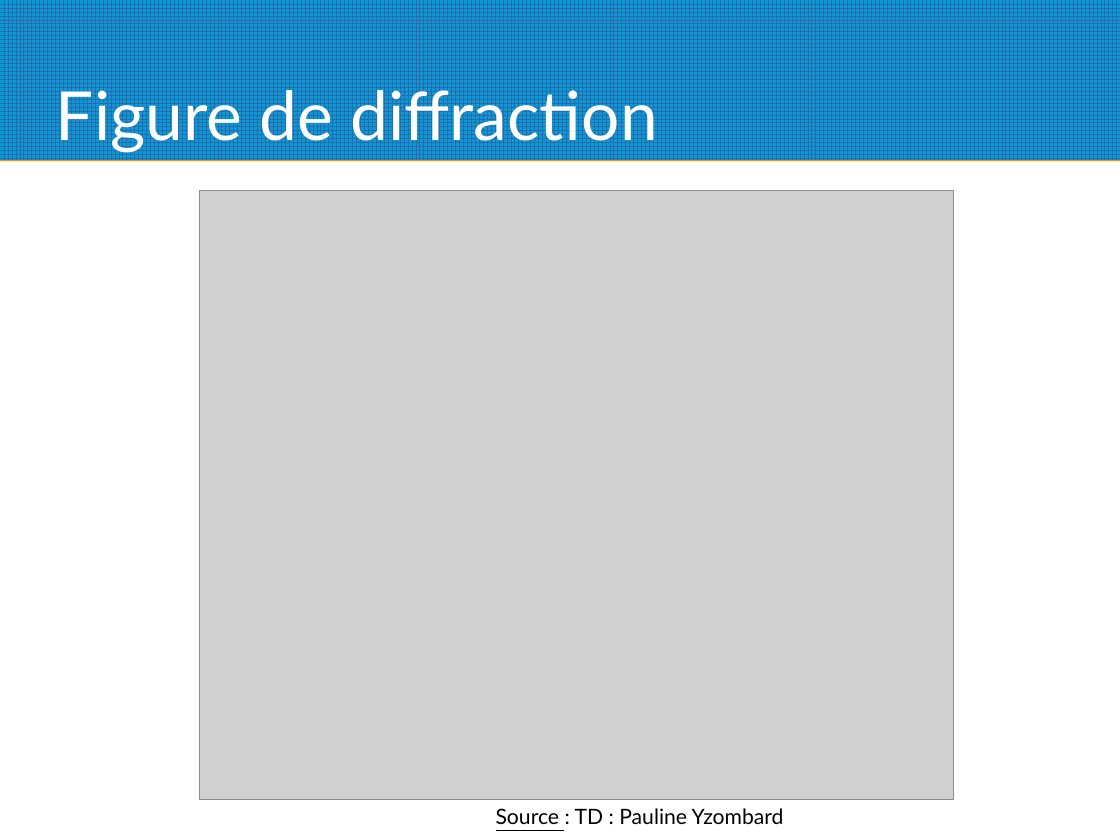
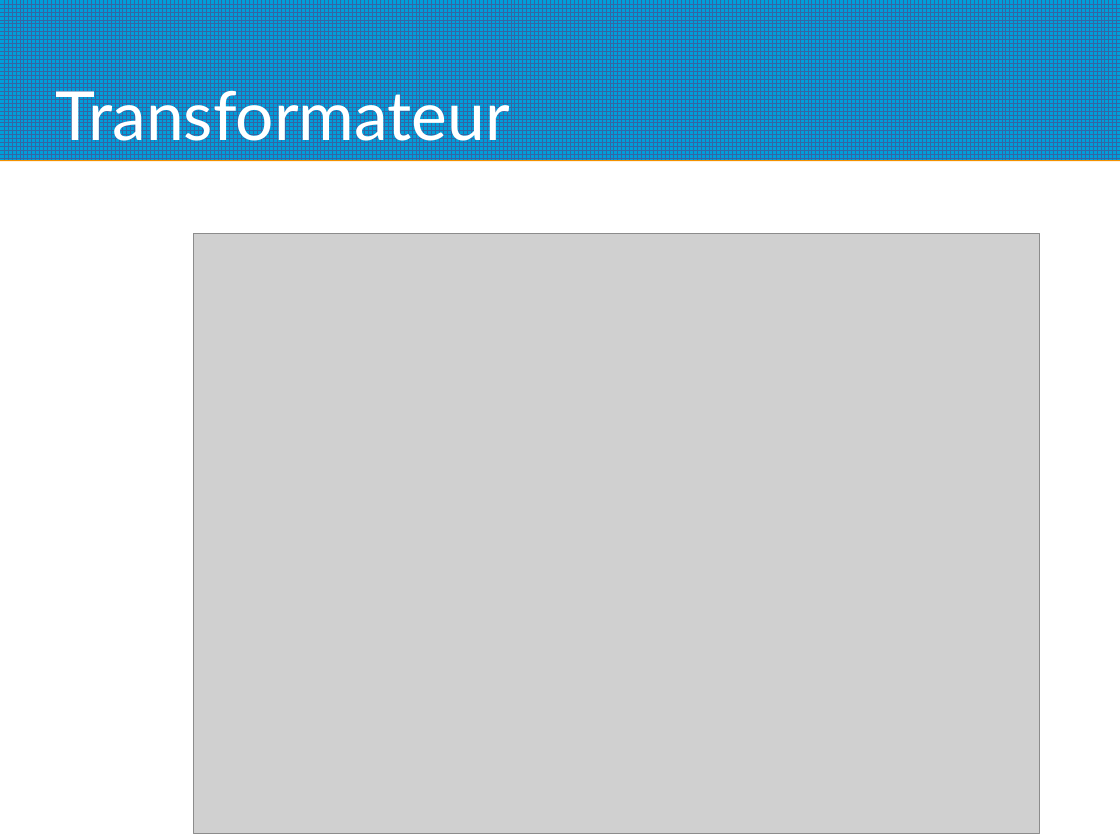
Before and after one commit to mpbgh/agreg22, a slide deck: slide 2 of LP22_slides.odp. Drawn at 1120x840 pixels with LibreOffice and Linux fonts; fonts in the diff are those of the drawing; grey boxes stand for pictures. Boxes give left, top, right and bottom in pixels: in the first picture for what was removed or moved away, otherwise in the second. Text is boxed around its words. In the diff, an @@ line names an element or a change of style, - is before the commit and + after.

```diff
--- a/LP22_slides.odp
+++ b/LP22_slides.odp
@@ title at box(56, 81, 510, 152): text changed @@
-Figure de diffraction
+Transformateur
@@ picture: place and size @@
-picture at box(200, 191, 954, 800)
+picture at box(193, 234, 1041, 834)
@@ text removed at box(496, 808, 784, 824) @@
-Source : TD : Pauline Yzombard
```
Also in this commit, not shown: 1 other slide changed.
